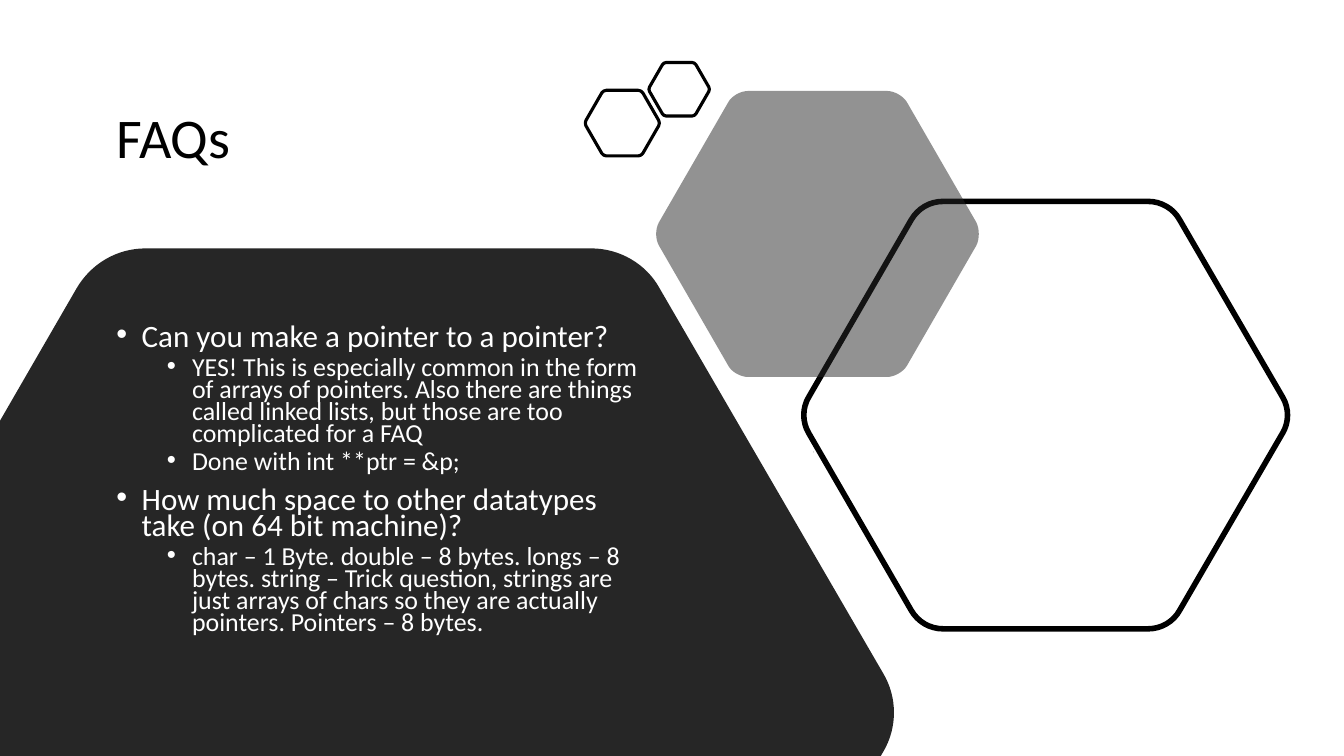
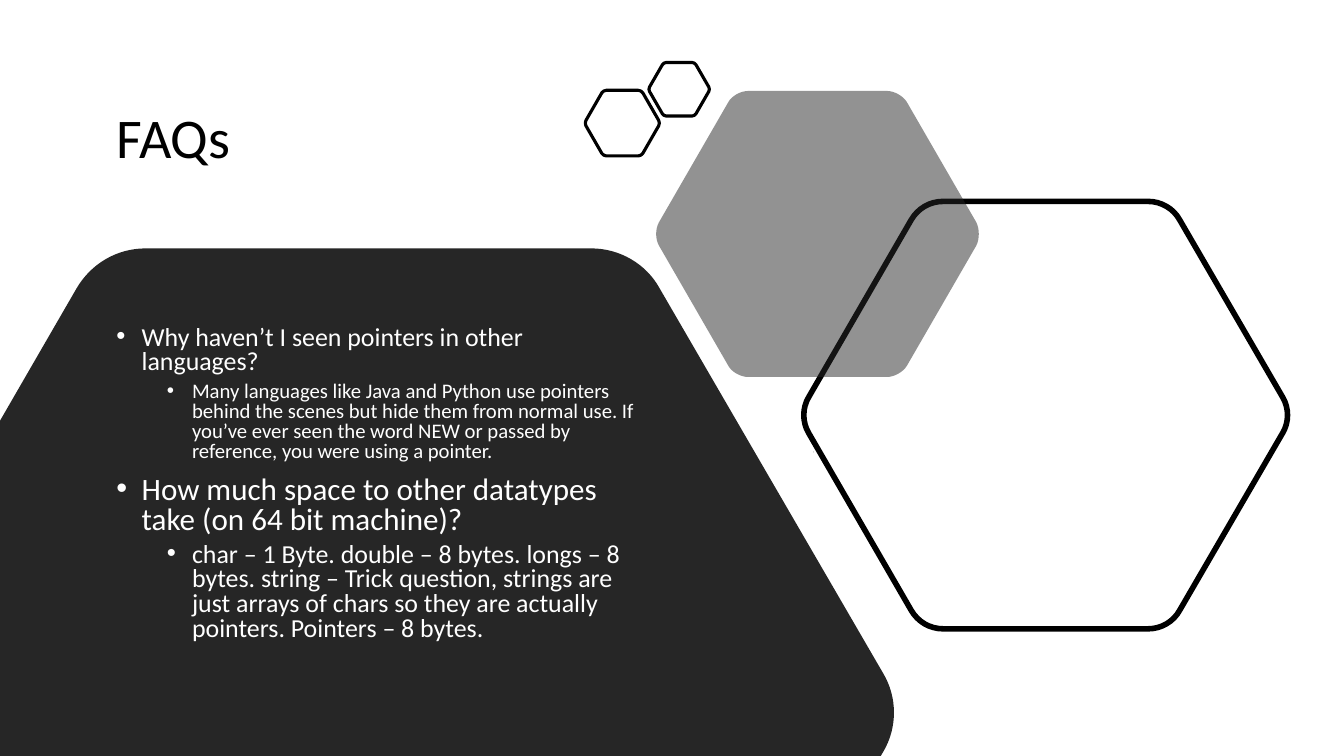
Before and after one commit to BlakeLazarine/SummerDesignInstitute, a slide deck: slide 21 of PointersLecture.pptx (slide 20 before the commit). Drawn at 1344x756 pixels with LibreOffice and Linux fonts; fonts in the diff are those of the drawing. Boxes give left, top, right and bottom in pixels: in the first picture for what was removed or moved away, otherwise in the second. Text is boxed around its words. In the diff, an @@ line names an element or a change of style, - is before the commit and + after.

```diff
--- a/PointersLecture.pptx
+++ b/PointersLecture.pptx
@@ text at (142,328,634,462): text changed; size 18.5 to 14.8 pt @@
-• Can you make a pointer to a pointer?
-  • YES! This is especially common in the form of arrays of pointers. Also there are things called linked lists, but those are too complicated for a FAQ
-  • Done with int **ptr = &p;
+• Why haven’t I seen pointers in other languages?
+  • Many languages like Java and Python use pointers behind the scenes but hide them from normal use. If you’ve ever seen the word NEW or passed by reference, you were using a pointer.
@@ text at (142,478,620,641): line spacing 0.7 to 0.8 @@
```
Also in this commit, not shown: 4 other slides changed, 4 slides added, 10 other files.
